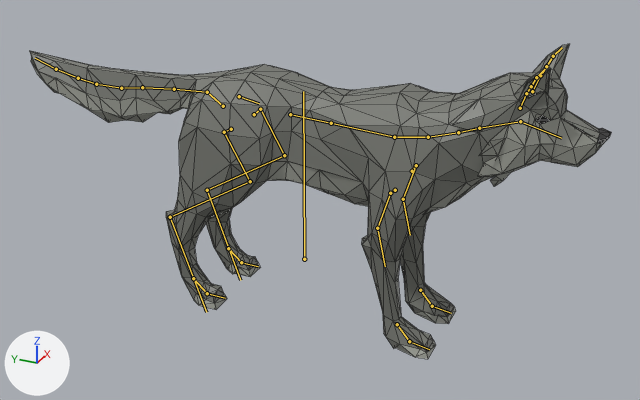
An edit to the glTF model beastforge/assets/models/wolf.glb, drawn before and after from the same camera.
The view is the same before and after, from a 50 mm camera at (-6.66, -3.15, 4.44) aimed at (0.05, -0.14, 1.09). The lights are fixed; the arrows at lower left show +X, +Y and +Z. The older version comes first. The bones that change, and the others that lie on the model, are drawn over the model as lines. Mesh edges are drawn as thin lines.

Objects in the first picture: 'Wolf'.
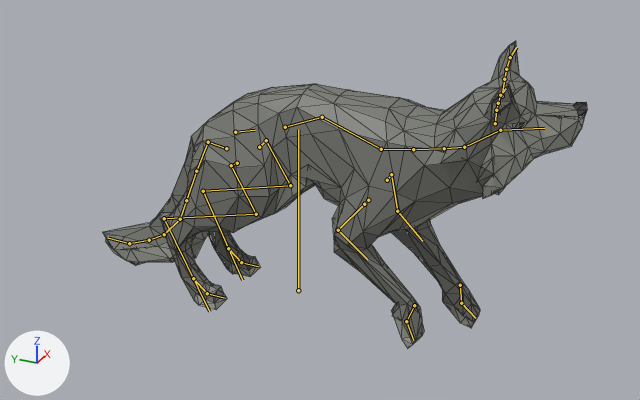
The newer file adds an action. The first version stands in its rest pose; the second is drawn at frame 6 of the action 'attack'.

The change in detail:
Bone 'Body' (bone_body) moves from (0.0, 0.0, 0.0) to (0.0, -0.36, -0.07).
Bone 'Body' (bone_body) turns from (0, 0, 0) to (1, 0, 0) degrees about its own x, y and z.
Bone 'Back' (bone_back) turns from (0, 0, 0) to (-26, 0, 0) degrees about its own x, y and z.
Bone 'Torso2' (bone_torso2) turns from (0, 0, 0) to (-42, 1, -1) degrees about its own x, y and z.
Bone 'Torso3' (bone_torso3) turns from (0, 0, 0) to (17, 0, 0) degrees about its own x, y and z.
Bone 'Neck1' (bone_neck1) turns from (0, 0, 0) to (-6, 0, 0) degrees about its own x, y and z.
Bone 'Neck2' (bone_neck2) turns from (0, 0, 0) to (0, 11, -2) degrees about its own x, y and z.
Bone 'Neck3' (bone_neck3) turns from (0, 0, 0) to (21, -1, 8) degrees about its own x, y and z.
Bone 'Head' (bone_head) turns from (0, 0, 0) to (6, -1, 5) degrees about its own x, y and z.
Bone 'FrontUpperLeg.L' (bone_frontupperleg_l) turns from (0, 0, 0) to (-46, 2, -1) degrees about its own x, y and z.
Bone 'FrontLowerLeg.L' (bone_frontlowerleg_l) turns from (0, 0, 0) to (3, 0, 0) degrees about its own x, y and z.
Bone 'FrontUpperLeg.R' (bone_frontupperleg_r) turns from (0, 0, 0) to (4, 0, 5) degrees about its own x, y and z.
Bone 'FrontLowerLeg.R' (bone_frontlowerleg_r) turns from (0, 0, 0) to (59, 0, 0) degrees about its own x, y and z.
Bone 'BackShoulder.L' (bone_backshoulder_l) turns from (0, 0, 0) to (8, 27, 6) degrees about its own x, y and z.
Bone 'BackLeg.L' (bone_backleg_l) turns from (0, 0, 0) to (-3, -2, 2) degrees about its own x, y and z.
Bone 'BackUpperLeg.L' (bone_backupperleg_l) turns from (0, 0, 0) to (17, 1, 2) degrees about its own x, y and z.
Bone 'BackLowerLeg.L' (bone_backlowerleg_l) turns from (0, 0, 0) to (23, 0, -1) degrees about its own x, y and z.
Bone 'BackShoulder.R' (bone_backshoulder_r) turns from (0, 0, 0) to (8, -27, -6) degrees about its own x, y and z.
Bone 'BackLeg.R' (bone_backleg_r) turns from (0, 0, 0) to (-3, 2, -2) degrees about its own x, y and z.
Bone 'BackUpperLeg.R' (bone_backupperleg_r) turns from (0, 0, 0) to (17, -1, -2) degrees about its own x, y and z.
Bone 'BackLowerLeg.R' (bone_backlowerleg_r) turns from (0, 0, 0) to (23, 0, 1) degrees about its own x, y and z.
Bone 'Tail2' (bone_tail2) turns from (0, 0, 0) to (-38, 0, 0) degrees about its own x, y and z.
Bone 'Tail4' (bone_tail4) turns from (0, 0, 0) to (3, 0, 0) degrees about its own x, y and z.
Bone 'Tail5' (bone_tail5) turns from (0, 0, 0) to (12, 0, 0) degrees about its own x, y and z.
Bone 'Tail6' (bone_tail6) turns from (0, 0, 0) to (11, 0, 0) degrees about its own x, y and z.
Bone 'Tail7' (bone_tail7) turns from (0, 0, 0) to (3, 0, 0) degrees about its own x, y and z.
Bone 'Tail8' (bone_tail8) turns from (0, 0, 0) to (18, 0, 0) degrees about its own x, y and z.
Bone 'IKFrontLeg.L' (bone_ikfrontleg_l) moves from (0.0, 0.0, 0.0) to (0.0, 0.13, -0.38).
Bone 'IKFrontLeg.L' (bone_ikfrontleg_l) turns from (0, 0, 0) to (32, 0, 0) degrees about its own x, y and z.
Bone 'IKFrontLeg.R' (bone_ikfrontleg_r) moves from (0.0, 0.0, 0.0) to (0.0, -0.08, -0.26).
Bone 'IKFrontLeg.R' (bone_ikfrontleg_r) turns from (0, 0, 0) to (59, 0, 0) degrees about its own x, y and z.

Where the change shows, as pixel boxes (x1, y1, x2, y2) in the pictures (640 x 400 px):
'Wolf', posed (17% narrower): before (29, 44, 611, 359); after (103, 41, 587, 349)
bone 'Body', root to tip: before (304, 259) to (303, 91); after (298, 290) to (298, 129)
bone 'Back', root to tip: before (239, 96) to (259, 103); after (235, 132) to (255, 130)
bone 'Torso2', root to tip: before (331, 123) to (394, 137); after (322, 117) to (381, 149)
bone 'Torso3', root to tip: before (394, 137) to (428, 137); after (381, 149) to (413, 149)
bone 'Neck1', root to tip: before (428, 137) to (458, 132); after (413, 149) to (444, 148)
bone 'Neck2', root to tip: before (458, 132) to (479, 128); after (444, 148) to (464, 147)
bone 'Neck3', root to tip: before (479, 128) to (520, 121); after (464, 147) to (500, 130)
bone 'Head', root to tip: before (520, 121) to (561, 138); after (500, 130) to (544, 128)
bone 'FrontUpperLeg.L', root to tip: before (416, 165) to (403, 199); after (391, 174) to (397, 211)
bone 'FrontLowerLeg.L', root to tip: before (403, 199) to (410, 235); after (397, 211) to (422, 241)
bone 'FrontUpperLeg.R', root to tip: before (390, 193) to (377, 228); after (364, 204) to (338, 230)
bone 'FrontLowerLeg.R', root to tip: before (377, 228) to (385, 266); after (338, 230) to (367, 259)
bone 'BackShoulder.L', root to tip: before (254, 114) to (260, 109); after (259, 147) to (266, 140)
bone 'BackLeg.L', root to tip: before (260, 109) to (284, 155); after (266, 140) to (290, 185)
bone 'BackUpperLeg.L', root to tip: before (284, 155) to (207, 190); after (290, 185) to (203, 191)
bone 'BackLowerLeg.L', root to tip: before (207, 190) to (240, 280); after (203, 191) to (242, 280)
bone 'BackShoulder.R', root to tip: before (231, 129) to (224, 132); after (237, 163) to (231, 165)
bone 'BackLeg.R', root to tip: before (224, 132) to (250, 181); after (231, 165) to (256, 214)
bone 'BackUpperLeg.R', root to tip: before (250, 181) to (170, 217); after (256, 214) to (164, 218)
bone 'BackLowerLeg.R', root to tip: before (170, 217) to (206, 312); after (164, 218) to (209, 311)
bone 'Tail2', root to tip: before (207, 92) to (174, 89); after (208, 142) to (196, 171)
bone 'Tail4', root to tip: before (142, 87) to (121, 88); after (186, 200) to (180, 219)
bone 'Tail5', root to tip: before (121, 88) to (96, 84); after (180, 219) to (164, 234)
bone 'Tail6', root to tip: before (96, 84) to (78, 78); after (164, 234) to (149, 240)
bone 'Tail7', root to tip: before (78, 78) to (56, 69); after (149, 240) to (129, 243)
bone 'Tail8', root to tip: before (56, 69) to (35, 58); after (129, 243) to (108, 238)
bone 'IKFrontLeg.L', root to tip: before (420, 290) to (432, 306); after (460, 285) to (461, 303)
bone 'IKFrontLeg.R', root to tip: before (397, 324) to (409, 341); after (414, 305) to (406, 321)
